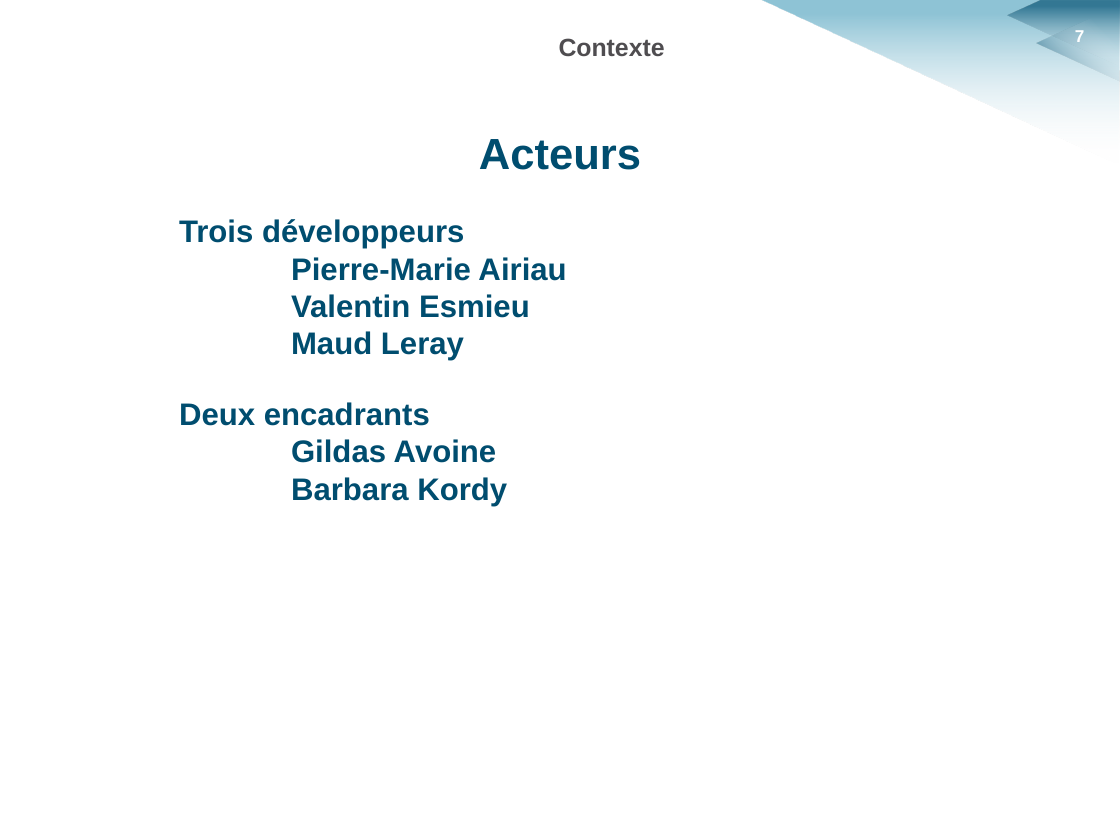
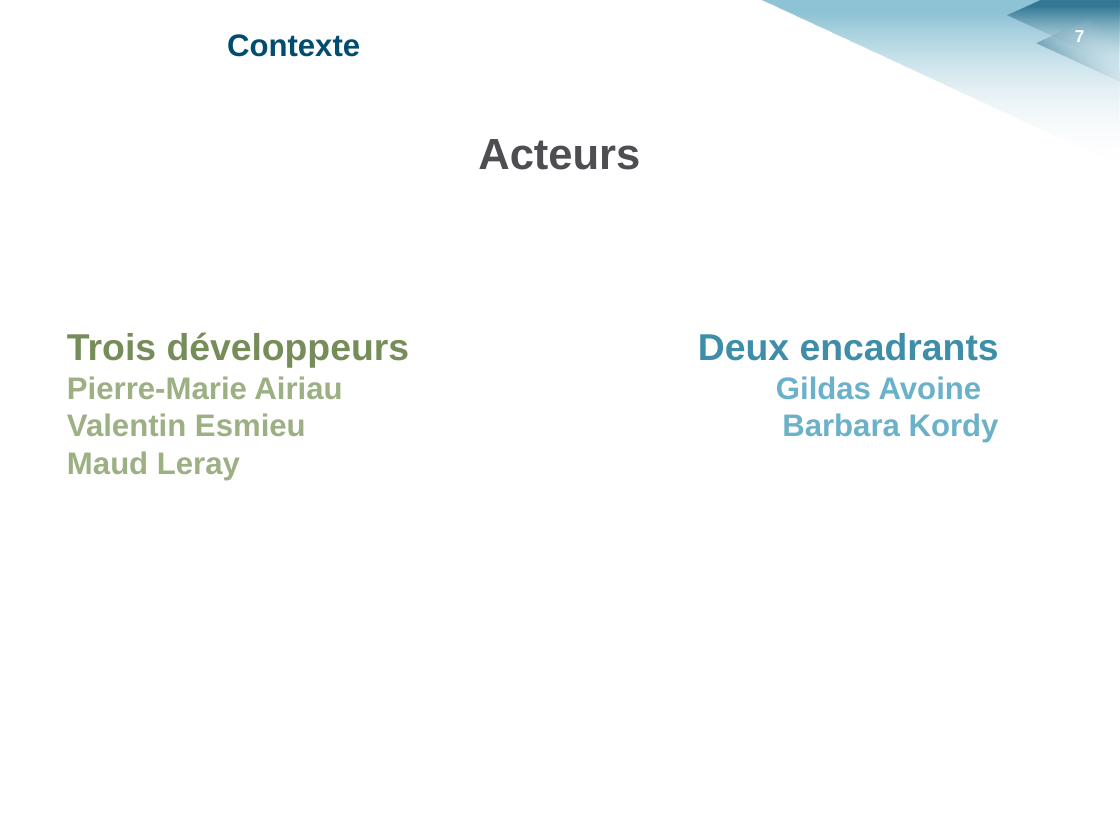
Before and after one commit to HKervadec/korrigolo, a slide deck: slide 7 of soutenances/planification/soutenance_planification.pptx. Drawn at 1120x840 pixels with LibreOffice and Linux fonts; fonts in the diff are those of the drawing; background and template pictures are left out. Boxes give left, top, right and bottom in pixels: in the first picture for what was removed or moved away, otherwise in the second. Text is boxed around its words. In the diff, an @@ line names an element or a change of style, - is before the commit and + after.

```diff
--- a/soutenances/planification/soutenance_planification.pptx
+++ b/soutenances/planification/soutenance_planification.pptx
@@ text "Contexte" at [227,34,360,57]: size 16 to 20 pt, text colour #4F4D50 to #004D6F; alignment centre to left @@
@@ text added at [478,139,640,170], 28 pt, text #4F4D52, bold @@
+Acteurs
@@ text at [479,139,641,170]: paragraph removed @@
-Acteurs
@@ text "Trois développeurs": place and size @@
-text "Trois développeurs" at [179,139,641,506]
+text "Trois développeurs" at [67,332,410,480]
@@ text "Trois développeurs" at [67,332,410,480]: size 20 to 24 pt, text colour #004D6F to #768D5A in "Trois développeurs"; text colour #004D6F to #9CB084 in "Pierre-Marie Airiau", "Valentin Esmieu", "Maud Leray" @@
@@ text added at [698,333,999,443], 20 pt, text #6BB1C9, bold @@
+Deux encadrants
+Gildas Avoine
+Barbara Kordy
@@ text at [179,402,507,506]: paragraphs removed @@
-Deux encadrants
-Gildas Avoine
-Barbara Kordy
```
Also in this commit, not shown: 15 other slides changed, 4 slides added, 2 slides removed, 5 other files.
